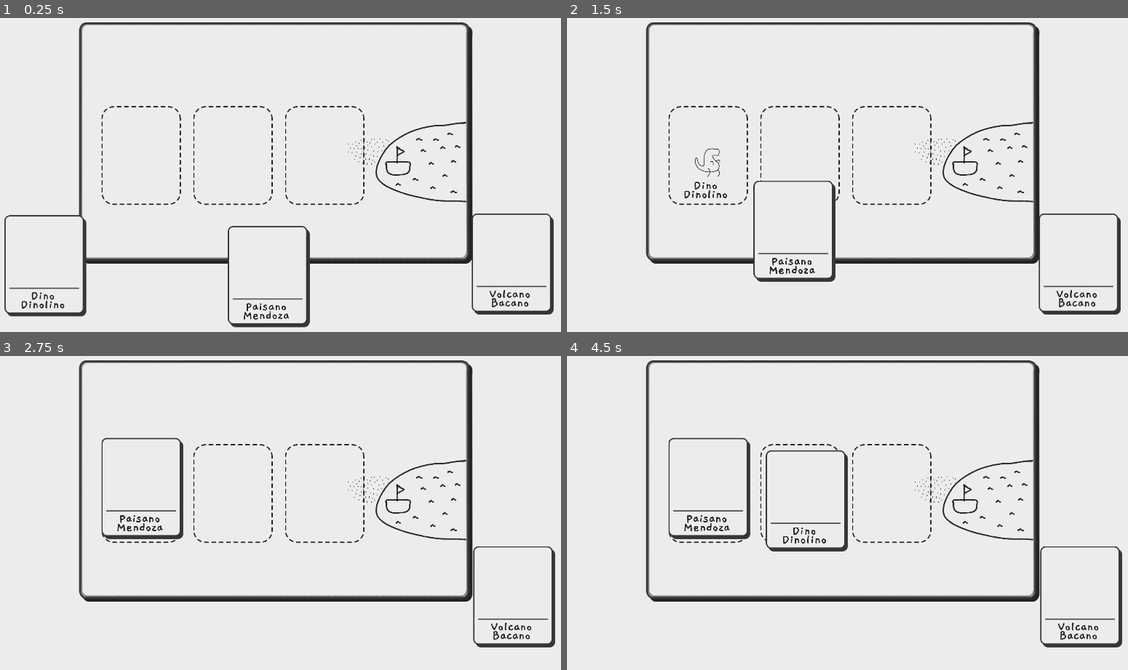
Above: before the commit, frames 1-4 (two rows, left to right).
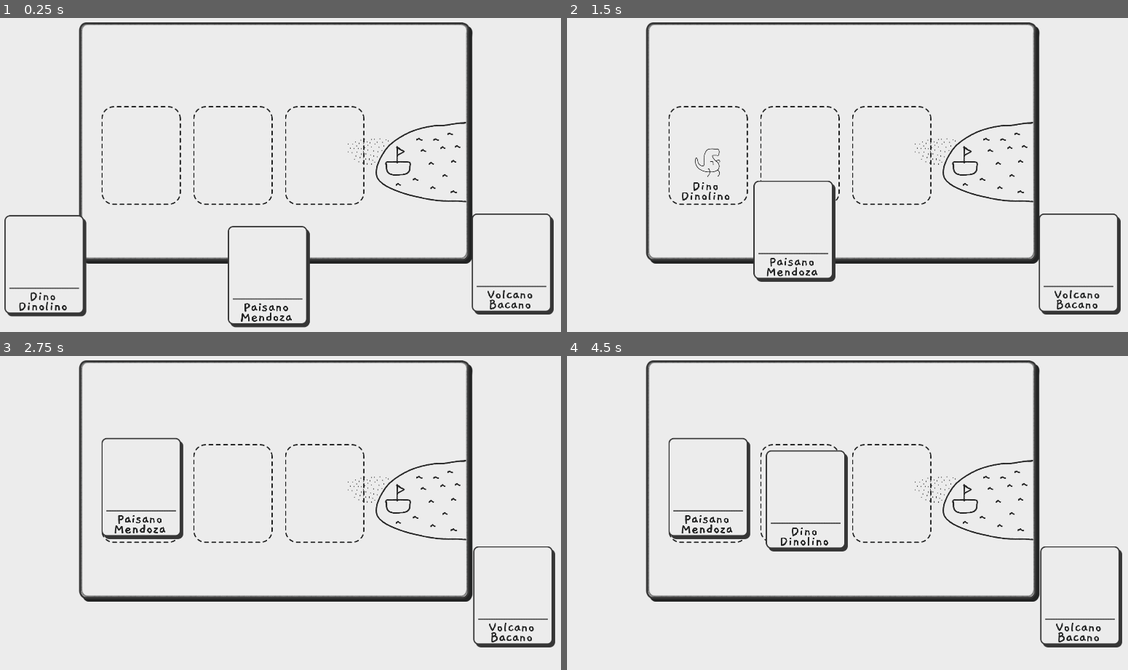
Above: after the commit, the same moments.

Repository: Perro-Viejo/los-cuentos-de-vampichoco
Game: Godot game, scene res://src/Levels/Level1.tscn
The game is run twice, just before and just after one commit, with the same random seed, the same clock (stepped at 60 frames per second) and the same inputs. Before the commit the project starts from res://Level1.tscn.
Inputs (mouse positions are in pixels of both pictures, inside the frame that each line leads up to):
- Up to frame 1 (0.25 s): no input
- Up to frame 2 (1.5 s): tap Enter at 0.5 s; drag from (611, 266) to (707, 156) at 0.52 s; drag from (836, 275) to (707, 156) at 1.27 s
- Up to frame 3 (2.75 s): tap Space at 2 s; move the mouse to (510, 600) at 2.02 s; click (510, 600) at 2.17 s
- Up to frame 4 (4.5 s): tap Enter at 2.75, 4.25 s; drag from (813, 575) to (802, 494) at 2.77 s; tap Space at 3.5 s; move the mouse to (1015, 556) at 3.52 s; click (1015, 556) at 3.67 s; drag from (667, 459) to (1083, 597) at 4.27 s

The runs differ from the first frame. In frame 1, 0.7% of the frame differs, in the area x 3-95%, y 86-97%; in frame 2, 0.6%; in frame 3, 0.5%; in frame 4, 0.6%.

Commit message:
Added audioManager and placeholders

Diff:
--- a/Level1.gd
+++ /dev/null
@@ -1,30 +0,0 @@
-extends Node2D
-
-var inserted_cards = 0
-
-func _ready():
-	EventsManager.connect('card_inserted', self, '_on_card_inserted')
-	EventsManager.connect('card_removed', self, '_on_card_removed')
-
-func _on_card_inserted(Slot, Character):
-	inserted_cards += 1
-	if Slot == "SlotA":
-		$CharacterA.character_show(Character)
-	if Slot == "SlotB":
-		$CharacterB.character_show(Character)
-	if Slot == "SlotC":
-		$CharacterC.character_show(Character)
-
-	if inserted_cards == 3:
-		storyboard_complete()
-func _on_card_removed(Slot, Character):
-	inserted_cards -= 1
-	if Slot == "SlotA":
-		$CharacterA.character_hide(Character)
-	if Slot == "SlotB":
-		$CharacterB.character_hide(Character)
-	if Slot == "SlotC":
-		$CharacterC.character_hide(Character)
-
-func storyboard_complete():
-	print("Estan todos los tarjetos")
--- a/Level1.tscn
+++ /dev/null
@@ -1,34 +0,0 @@
-[gd_scene load_steps=7 format=2]
-
-[ext_resource path="res://GUI.tscn" type="PackedScene" id=1]
-[ext_resource path="res://assets/sprites/world/background.png" type="Texture" id=2]
-[ext_resource path="res://assets/sprites/world/frame.png" type="Texture" id=3]
-[ext_resource path="res://assets/sprites/world/level_01-bg.png" type="Texture" id=4]
-[ext_resource path="res://Character.tscn" type="PackedScene" id=5]
-[ext_resource path="res://Level1.gd" type="Script" id=6]
-
-[node name="Level1" type="Node2D"]
-script = ExtResource( 6 )
-
-[node name="GUI" parent="." instance=ExtResource( 1 )]
-
-[node name="Sprite" type="Sprite" parent="."]
-texture = ExtResource( 2 )
-centered = false
-
-[node name="frame" type="Sprite" parent="."]
-position = Vector2( 960, 446.624 )
-texture = ExtResource( 3 )
-
-[node name="level_01-bg" type="Sprite" parent="frame"]
-position = Vector2( 434, 63.2543 )
-texture = ExtResource( 4 )
-
-[node name="CharacterA" parent="." instance=ExtResource( 5 )]
-position = Vector2( 513.866, 511.07 )
-
-[node name="CharacterB" parent="." instance=ExtResource( 5 )]
-position = Vector2( 818.906, 511.07 )
-
-[node name="CharacterC" parent="." instance=ExtResource( 5 )]
-position = Vector2( 1121.18, 511.07 )
--- a/project.godot
+++ b/project.godot
@@ -16,21 +16,21 @@
 [application]
 
 config/name="los-cuentos-de-vampichoco"
-run/main_scene="res://Level1.tscn"
+run/main_scene="res://src/Levels/Level1.tscn"
 boot_splash/image="res://assets/sprites/world/background.png"
 boot_splash/bg_color=Color( 0.141176, 0.141176, 0.141176, 1 )
 config/icon="res://icon.png"
 
 [autoload]
 
-EventsManager="*res://EventsManager.gd"
+EventsManager="*res://src/Managers/EventsManager.gd"
 
 [display]
 
 window/size/width=1920
 window/size/height=1080
-window/size/test_width=1280
-window/size/test_height=720
+window/size/test_width=580
+window/size/test_height=300
 window/stretch/mode="viewport"
 
 [rendering]
@@ -38,4 +38,4 @@
 quality/driver/driver_name="GLES2"
 vram_compression/import_etc=true
 vram_compression/import_etc2=false
-environment/default_environment="res://default_env.tres"
+environment/default_environment="res://src/default_env.tres"
--- a/Character.gd
+++ b/src/Character/Character.gd
@@ -3,7 +3,6 @@
 var current_character = ""
 
 func character_show(current_character):
-	print("deberia mostrar ", current_character)
 	if current_character == "Dino":
 		$Dino.show()
 		$Dino.play("Idle")
--- a/Character.tscn
+++ b/src/Character/Character.tscn
@@ -3,7 +3,7 @@
 [ext_resource path="res://assets/sprites/characters/dino-idle.png" type="Texture" id=1]
 [ext_resource path="res://assets/sprites/characters/paisano-idle.png" type="Texture" id=2]
 [ext_resource path="res://assets/sprites/characters/volcano-idle.png" type="Texture" id=3]
-[ext_resource path="res://Character.gd" type="Script" id=4]
+[ext_resource path="res://src/Character/Character.gd" type="Script" id=4]
 
 [sub_resource type="AtlasTexture" id=1]
 flags = 4
@@ -91,7 +91,6 @@
 
 [node name="Character" type="Node2D"]
 script = ExtResource( 4 )
-current_character = 1
 
 [node name="Dino" type="AnimatedSprite" parent="."]
 visible = false
--- a/Card.tscn
+++ b/src/GUI/Card.tscn
@@ -1,7 +1,7 @@
 [gd_scene load_steps=7 format=2]
 
 [ext_resource path="res://assets/_temp/Dino.jpg" type="Texture" id=1]
-[ext_resource path="res://Card.gd" type="Script" id=2]
+[ext_resource path="res://src/GUI/Card.gd" type="Script" id=2]
 [ext_resource path="res://assets/sprites/gui/card.png" type="Texture" id=3]
 [ext_resource path="res://assets/fonts/Gaegu-Bold.ttf" type="DynamicFontData" id=4]
 
@@ -9,7 +9,7 @@
 extents = Vector2( 135.182, 165.461 )
 
 [sub_resource type="DynamicFont" id=2]
-size = 45
+size = 50
 extra_spacing_top = -20
 font_data = ExtResource( 4 )
 
--- a/GUI.tscn
+++ b/src/GUI/GUI.tscn
@@ -1,11 +1,11 @@
 [gd_scene load_steps=7 format=2]
 
 [ext_resource path="res://assets/sprites/gui/slot.png" type="Texture" id=1]
-[ext_resource path="res://Card.tscn" type="PackedScene" id=2]
+[ext_resource path="res://src/GUI/Card.tscn" type="PackedScene" id=2]
 [ext_resource path="res://assets/_temp/Dino.jpg" type="Texture" id=3]
 [ext_resource path="res://assets/_temp/Nino.jpg" type="Texture" id=4]
 [ext_resource path="res://assets/_temp/Volcan.jpg" type="Texture" id=5]
-[ext_resource path="res://Slot.tscn" type="PackedScene" id=6]
+[ext_resource path="res://src/GUI/Slot.tscn" type="PackedScene" id=6]
 
 [node name="GUI" type="CanvasLayer"]
 
--- a/Slot.gd
+++ b/src/GUI/Slot.gd
@@ -15,7 +15,6 @@
 
 func _on_area_entered(other):
 	if empty:
-		print('jesus entro en mi')
 		current_card = other.get_parent()
 
 func _on_area_exited(other):
@@ -24,12 +23,10 @@
 			empty = true
 #			$Slot.show()
 			EventsManager.emit_signal("card_removed", get_name(), current_card.get_name())
-			print("salio ", current_card.get_name())
 
 func insert_card():
 	EventsManager.emit_signal("card_inserted", get_name(), current_card.get_name())
 	if empty:
-		print("inserte", current_card.get_name())
 #		$Slot.hide()
 		current_card.set_position(get_position())
 		current_card.set_z_index(0)
--- a/Slot.tscn
+++ b/src/GUI/Slot.tscn
@@ -1,7 +1,7 @@
 [gd_scene load_steps=4 format=2]
 
 [ext_resource path="res://assets/sprites/gui/slot.png" type="Texture" id=1]
-[ext_resource path="res://Slot.gd" type="Script" id=2]
+[ext_resource path="res://src/GUI/Slot.gd" type="Script" id=2]
 
 [sub_resource type="RectangleShape2D" id=1]
 extents = Vector2( 74.5568, 106.361 )
--- /dev/null
+++ b/src/Levels/Level1.gd
@@ -0,0 +1,69 @@
+extends Node2D
+
+var inserted_cards = 0
+var slot_order = ['Empty','Empty','Empty',]
+
+func _ready():
+	EventsManager.connect('card_inserted', self, '_on_card_inserted')
+	EventsManager.connect('card_removed', self, '_on_card_removed')
+
+func _on_card_inserted(Slot, Character):
+	inserted_cards += 1
+	if Slot == "SlotA":
+		slot_order.remove(0)
+		slot_order.insert(0, Character)
+		$CharacterA.character_show(Character)
+		EventsManager.emit_signal('play_requested', Character, 'SlotA')
+	if Slot == "SlotB":
+		slot_order.remove(1)
+		slot_order.insert(1, Character)
+		$CharacterB.character_show(Character)
+		EventsManager.emit_signal('play_requested', Character, 'SlotB')
+
+	if Slot == "SlotC":
+		slot_order.remove(2)
+		slot_order.insert(2, Character)
+		$CharacterC.character_show(Character)
+		EventsManager.emit_signal('play_requested', Character, 'SlotC')
+
+
+	if inserted_cards == 3:
+		storyboard_complete()
+func _on_card_removed(Slot, Character):
+	inserted_cards -= 1
+	if Slot == "SlotA":
+		slot_order.remove(0)
+		slot_order.insert(0, 'Empty')
+		$CharacterA.character_hide(Character)
+	if Slot == "SlotB":
+		slot_order.remove(1)
+		slot_order.insert(1, 'Empty')
+		$CharacterB.character_hide(Character)
+	if Slot == "SlotC":
+		slot_order.remove(2)
+		slot_order.insert(2, 'Empty')
+		$CharacterC.character_hide(Character)
+	$Final.set_text('')
+
+func storyboard_complete():
+	print("Estan todos los tarjetos")
+	yield(get_tree().create_timer(2.4), "timeout")
+	match slot_order:
+		['Volcano','Dino','Paisano']:
+			$Final.set_text('Final #1')
+			EventsManager.emit_signal('play_requested', "Final", 'Final_01')
+		['Volcano','Paisano','Dino']:
+			$Final.set_text('Final #2')
+			EventsManager.emit_signal('play_requested', "Final", 'Final_02')
+		['Dino','Volcano','Paisano']:
+			$Final.set_text('Final #3')
+			EventsManager.emit_signal('play_requested', "Final", 'Final_03')
+		['Paisano','Volcano','Dino']:
+			$Final.set_text('Final #4')
+			EventsManager.emit_signal('play_requested', "Final", 'Final_04')
+		['Dino','Paisano','Volcano']:
+			$Final.set_text('Final #5')
+			EventsManager.emit_signal('play_requested', "Final", 'Final_05')
+		['Paisano','Dino','Volcano']:
+			$Final.set_text('Final #6')
+			EventsManager.emit_signal('play_requested', "Final", 'Final_06')
--- /dev/null
+++ b/src/Levels/Level1.tscn
@@ -0,0 +1,60 @@
+[gd_scene load_steps=10 format=2]
+
+[ext_resource path="res://src/Character/Character.tscn" type="PackedScene" id=1]
+[ext_resource path="res://src/GUI/GUI.tscn" type="PackedScene" id=2]
+[ext_resource path="res://src/Levels/Level1.gd" type="Script" id=3]
+[ext_resource path="res://assets/sprites/world/background.png" type="Texture" id=4]
+[ext_resource path="res://assets/sprites/world/frame.png" type="Texture" id=5]
+[ext_resource path="res://assets/sprites/world/level_01-bg.png" type="Texture" id=6]
+[ext_resource path="res://assets/fonts/Gaegu-Bold.ttf" type="DynamicFontData" id=7]
+[ext_resource path="res://src/Managers/AudioManager.tscn" type="PackedScene" id=8]
+
+[sub_resource type="DynamicFont" id=1]
+size = 120
+extra_spacing_top = -20
+font_data = ExtResource( 7 )
+
+[node name="Level1" type="Node2D"]
+script = ExtResource( 3 )
+
+[node name="GUI" parent="." instance=ExtResource( 2 )]
+
+[node name="Sprite" type="Sprite" parent="."]
+texture = ExtResource( 4 )
+centered = false
+
+[node name="frame" type="Sprite" parent="."]
+position = Vector2( 960, 446.624 )
+texture = ExtResource( 5 )
+
+[node name="level_01-bg" type="Sprite" parent="frame"]
+position = Vector2( 434, 63.2543 )
+texture = ExtResource( 6 )
+
+[node name="CharacterA" parent="." instance=ExtResource( 1 )]
+position = Vector2( 513.866, 511.07 )
+
+[node name="CharacterB" parent="." instance=ExtResource( 1 )]
+position = Vector2( 818.906, 511.07 )
+
+[node name="CharacterC" parent="." instance=ExtResource( 1 )]
+position = Vector2( 1121.18, 511.07 )
+
+[node name="Final" type="Label" parent="."]
+anchor_left = 0.5
+anchor_top = 0.5
+anchor_right = 0.5
+anchor_bottom = 0.5
+margin_left = 882.918
+margin_top = 138.901
+margin_right = 1282.92
+margin_bottom = 239.901
+custom_fonts/font = SubResource( 1 )
+custom_colors/font_color = Color( 0.133333, 0.137255, 0.137255, 1 )
+align = 1
+__meta__ = {
+"_edit_use_anchors_": false,
+"_editor_description_": ""
+}
+
+[node name="AudioManager" parent="." instance=ExtResource( 8 )]
--- /dev/null
+++ b/src/Managers/AudioManager.gd
@@ -0,0 +1,9 @@
+extends Node2D
+
+func _ready():
+	EventsManager.connect('play_requested', self, '_on_play_requested')
+
+
+func _on_play_requested(source, sound):
+	print(source, sound)
+	get_node(''+source+'/'+sound).play()
--- /dev/null
+++ b/src/Managers/AudioManager.tscn
@@ -0,0 +1,74 @@
+[gd_scene load_steps=17 format=2]
+
+[ext_resource path="res://src/Managers/AudioManager.gd" type="Script" id=1]
+[ext_resource path="res://assets/audio/VO_Insert_Paisano_A.ogg" type="AudioStream" id=2]
+[ext_resource path="res://assets/audio/VO_Insert_Dino_C.ogg" type="AudioStream" id=3]
+[ext_resource path="res://assets/audio/VO_Insert_Volcano_C.ogg" type="AudioStream" id=4]
+[ext_resource path="res://assets/audio/VO_Insert_Paisano_B.ogg" type="AudioStream" id=5]
+[ext_resource path="res://assets/audio/VO_Insert_Dino_A.ogg" type="AudioStream" id=6]
+[ext_resource path="res://assets/audio/VO_Insert_Paisano_C.ogg" type="AudioStream" id=7]
+[ext_resource path="res://assets/audio/VO_Insert_Volcano_A.ogg" type="AudioStream" id=8]
+[ext_resource path="res://assets/audio/VO_Insert_Volcano_B.ogg" type="AudioStream" id=9]
+[ext_resource path="res://assets/audio/VO_Insert_Dino_B.ogg" type="AudioStream" id=10]
+[ext_resource path="res://assets/audio/VO_Final_02.ogg" type="AudioStream" id=11]
+[ext_resource path="res://assets/audio/VO_Final_03.ogg" type="AudioStream" id=12]
+[ext_resource path="res://assets/audio/VO_Final_01.ogg" type="AudioStream" id=13]
+[ext_resource path="res://assets/audio/VO_Final_04.ogg" type="AudioStream" id=14]
+[ext_resource path="res://assets/audio/VO_Final_05.ogg" type="AudioStream" id=15]
+[ext_resource path="res://assets/audio/VO_Final_06.ogg" type="AudioStream" id=16]
+
+[node name="AudioManager" type="Node2D"]
+script = ExtResource( 1 )
+
+[node name="Final" type="Node2D" parent="."]
+
+[node name="Final_01" type="AudioStreamPlayer2D" parent="Final"]
+stream = ExtResource( 13 )
+
+[node name="Final_02" type="AudioStreamPlayer2D" parent="Final"]
+stream = ExtResource( 11 )
+
+[node name="Final_03" type="AudioStreamPlayer2D" parent="Final"]
+stream = ExtResource( 12 )
+
+[node name="Final_04" type="AudioStreamPlayer2D" parent="Final"]
+stream = ExtResource( 14 )
+
+[node name="Final_05" type="AudioStreamPlayer2D" parent="Final"]
+stream = ExtResource( 15 )
+
+[node name="Final_06" type="AudioStreamPlayer2D" parent="Final"]
+stream = ExtResource( 16 )
+
+[node name="Dino" type="Node2D" parent="."]
+
+[node name="SlotA" type="AudioStreamPlayer2D" parent="Dino"]
+stream = ExtResource( 6 )
+
+[node name="SlotB" type="AudioStreamPlayer2D" parent="Dino"]
+stream = ExtResource( 10 )
+
+[node name="SlotC" type="AudioStreamPlayer2D" parent="Dino"]
+stream = ExtResource( 3 )
+
+[node name="Paisano" type="Node2D" parent="."]
+
+[node name="SlotA" type="AudioStreamPlayer2D" parent="Paisano"]
+stream = ExtResource( 2 )
+
+[node name="SlotB" type="AudioStreamPlayer2D" parent="Paisano"]
+stream = ExtResource( 5 )
+
+[node name="SlotC" type="AudioStreamPlayer2D" parent="Paisano"]
+stream = ExtResource( 7 )
+
+[node name="Volcano" type="Node2D" parent="."]
+
+[node name="SlotA" type="AudioStreamPlayer2D" parent="Volcano"]
+stream = ExtResource( 8 )
+
+[node name="SlotB" type="AudioStreamPlayer2D" parent="Volcano"]
+stream = ExtResource( 9 )
+
+[node name="SlotC" type="AudioStreamPlayer2D" parent="Volcano"]
+stream = ExtResource( 4 )
--- a/EventsManager.gd
+++ b/src/Managers/EventsManager.gd
@@ -3,3 +3,6 @@
 #----------SlotsBehaviour----------
 signal card_inserted(Slot, Card)
 signal card_removed(Slot, Card)
+
+#----------AudioManager------------
+signal play_requested(source, sound)
--- /dev/null
+++ b/src/default_env.tres
@@ -0,0 +1,7 @@
+[gd_resource type="Environment" load_steps=2 format=2]
+
+[sub_resource type="ProceduralSky" id=1]
+
+[resource]
+background_mode = 2
+background_sky = SubResource( 1 )
Not shown, added: assets/audio/VO_Final_01.ogg.import
Not shown, added: assets/audio/VO_Final_02.ogg.import
Not shown, added: assets/audio/VO_Final_03.ogg.import
Not shown, added: assets/audio/VO_Final_04.ogg.import
Not shown, added: assets/audio/VO_Final_05.ogg.import
Not shown, added: assets/audio/VO_Final_06.ogg.import
Not shown, added: assets/audio/VO_Insert_Dino_A.ogg.import
Not shown, added: assets/audio/VO_Insert_Dino_B.ogg.import
Not shown, added: assets/audio/VO_Insert_Dino_C.ogg.import
Not shown, added: assets/audio/VO_Insert_Paisano_A.ogg.import
Not shown, added: assets/audio/VO_Insert_Paisano_B.ogg.import
Not shown, added: assets/audio/VO_Insert_Paisano_C.ogg.import
(and 19 more such lines)
